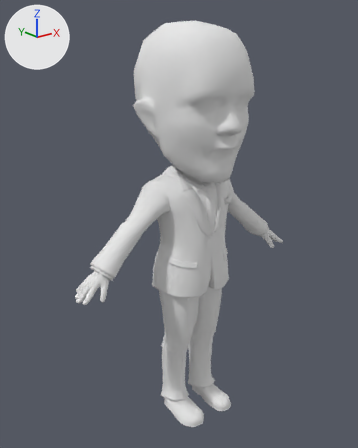
Before and after pictures for a commit that changed the Blender file DemoFFT/demo/demo.blend.
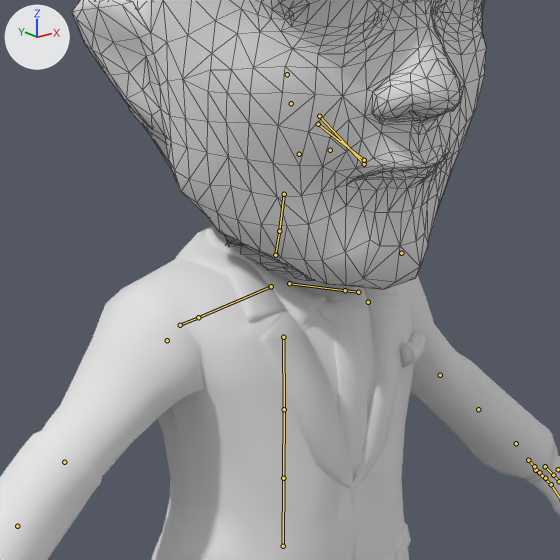
Old and new are each drawn whole from a 50 mm lens placed at (-70.4, -83.1, 80.9), pointed at (-1.8, 2.6, 46.6) and again close up on the part from 32% to 75% of the width and 23% to 58% of the height. The lights are fixed; the arrows at upper left show +X, +Y and +Z. The bones that bend it are drawn over the model as lines in the close-ups. The close-ups show mesh edges as thin lines.

In view in the first close-up: 'A_Q3_M_S_5008_0', 'A_Q3_M_steven_Hd'.
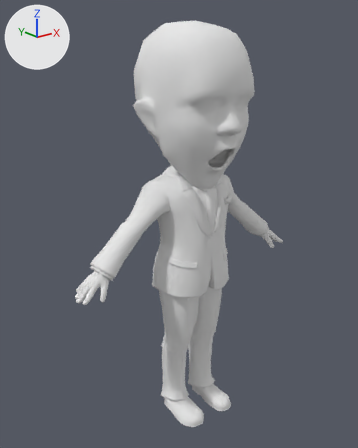
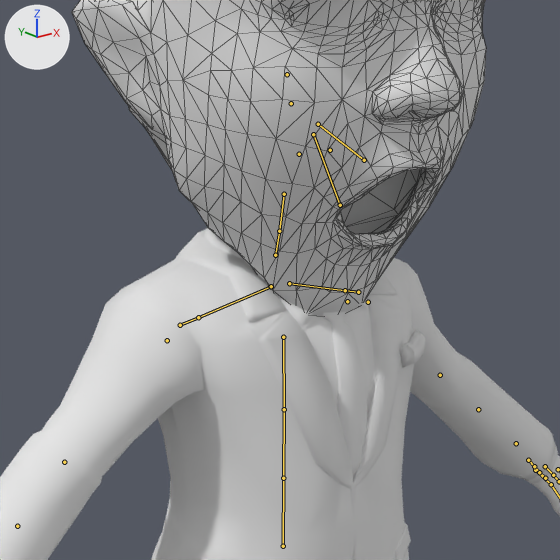
The newer file adds an action. The first version stands in its rest pose; the second is drawn at frame 160 of the action 'ArmatureAction.009'.

Location of each change, [x1, y1, x2, y2] in pixels of the close-ups (560 x 560 px):
'A_Q3_M_steven_Hd', posed
    before: [72, 0, 486, 290]
    after: [72, 0, 486, 317]

What the commit changed:
Bone 'jaw' (bone_jaw) turns from (0, 0, 0) to (0, 0, 27) degrees about its own x, y and z.
